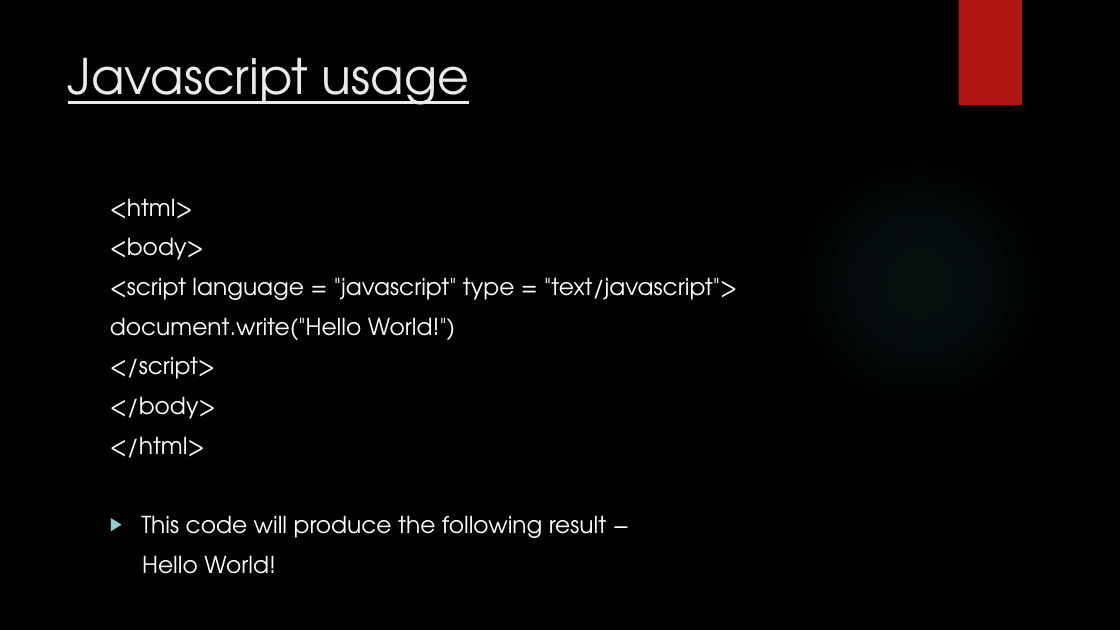
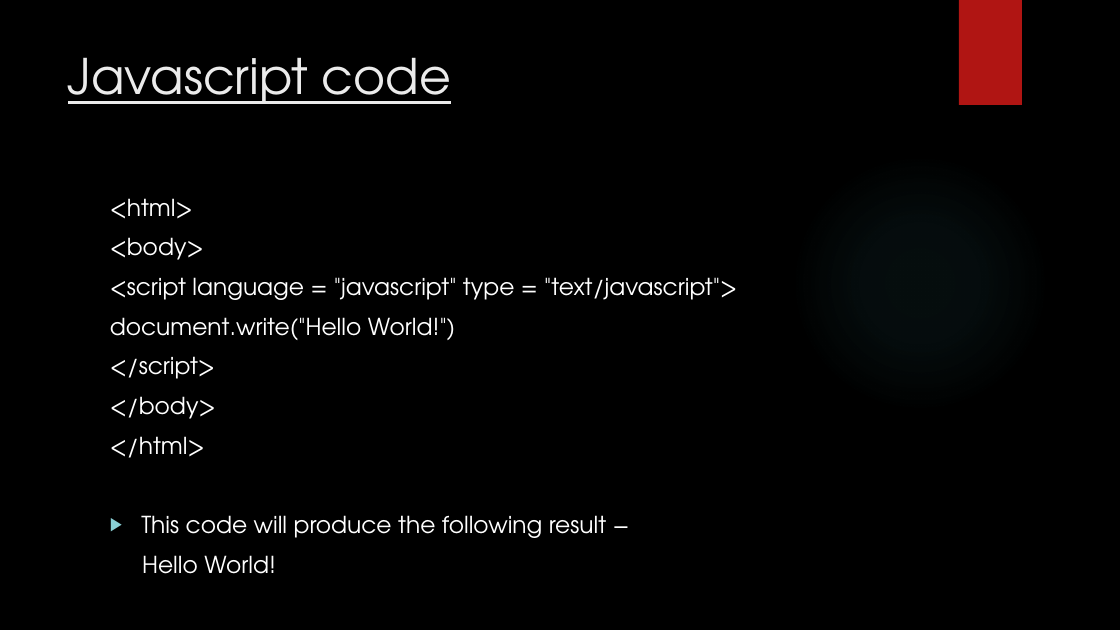
Before and after one commit to prashanthr036/qUnit-WS, a slide deck: slide 6 of docs/TestingQunit.pptx. Drawn at 1120x630 pixels with LibreOffice and Linux fonts; fonts in the diff are those of the drawing; background and template pictures are left out. Boxes give left, top, right and bottom in pixels: in the first picture for what was removed or moved away, otherwise in the second. Text is boxed around its words. In the diff, an @@ line names an element or a change of style, - is before the commit and + after.

```diff
--- a/docs/TestingQunit.pptx
+++ b/docs/TestingQunit.pptx
@@ title at (68,57,451,104): text changed @@
-Javascript usage
+Javascript code
```
Also in this commit, not shown: 6 other slides changed, 1 slide added.
